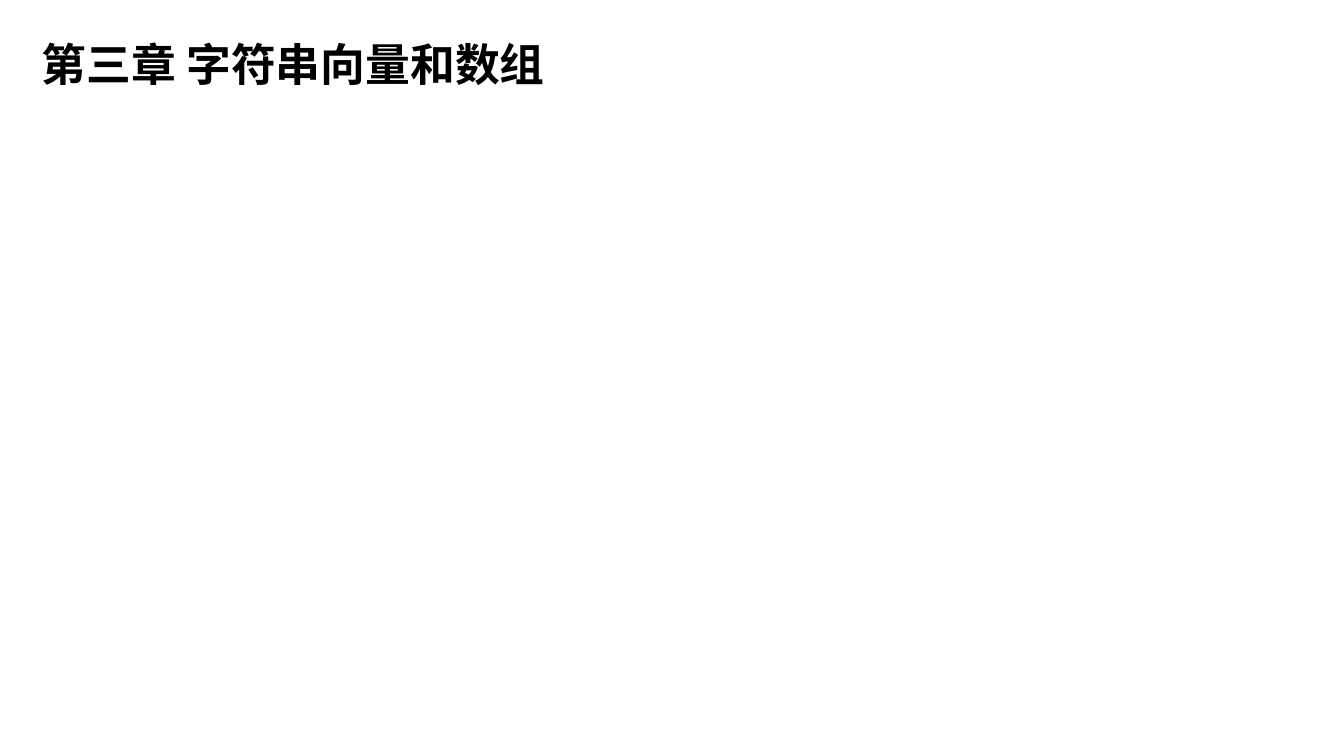
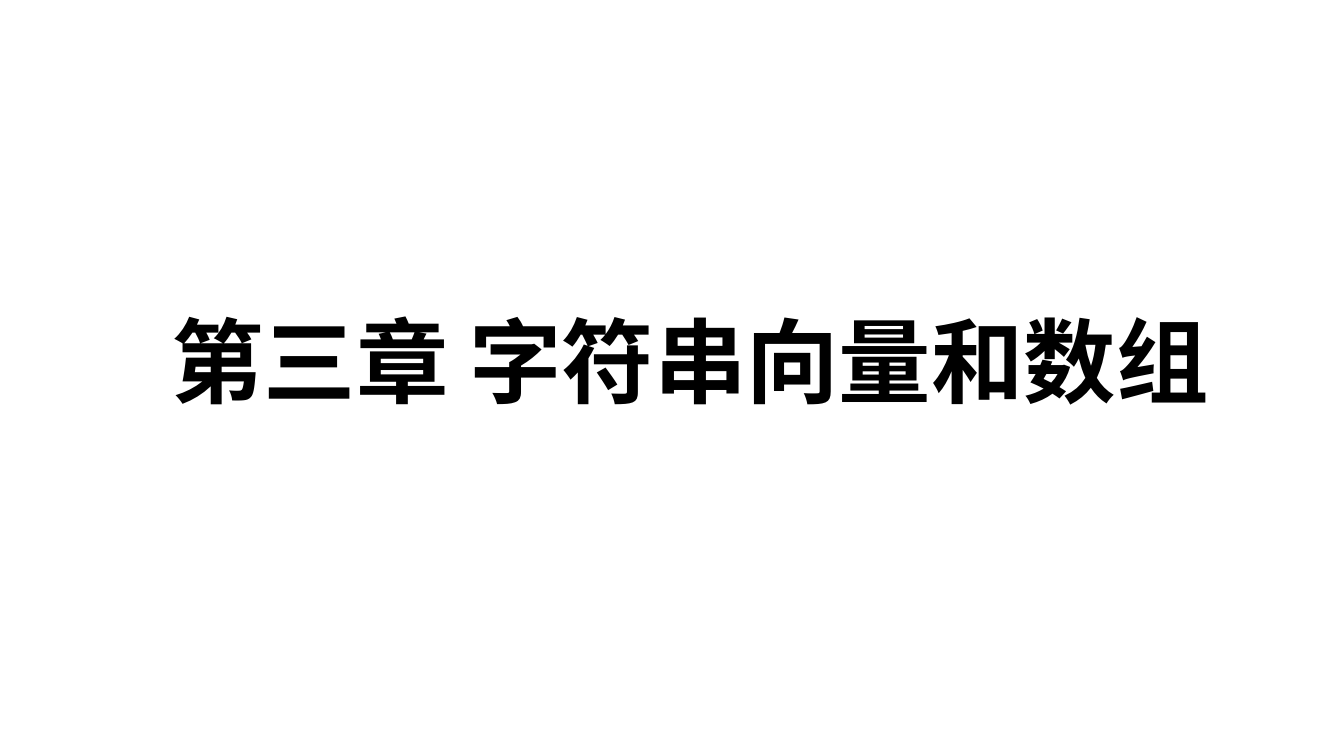
Before and after one commit to 3417725275/CPP_Study, a slide deck: slide 16 of C++课件.pptx. Drawn at 1344x756 pixels with LibreOffice and Linux fonts; fonts in the diff are those of the drawing. Boxes give left, top, right and bottom in pixels: in the first picture for what was removed or moved away, otherwise in the second. Text is boxed around its words. In the diff, an @@ line names an element or a change of style, - is before the commit and + after.

Commit message:
add: 添加第三次课内容

```diff
--- a/C++课件.pptx
+++ b/C++课件.pptx
@@ text "第三章 字符串向量和数组": place and size @@
-text "第三章 字符串向量和数组" at box(42, 42, 545, 85)
+text "第三章 字符串向量和数组" at box(171, 316, 1208, 405)
@@ text "第三章 字符串向量和数组" at box(171, 316, 1208, 405): size 32 to 66 pt @@
```
Also in this commit, not shown: 5 other slides changed, 3 slides added, 11 slides removed, 1 other file.
